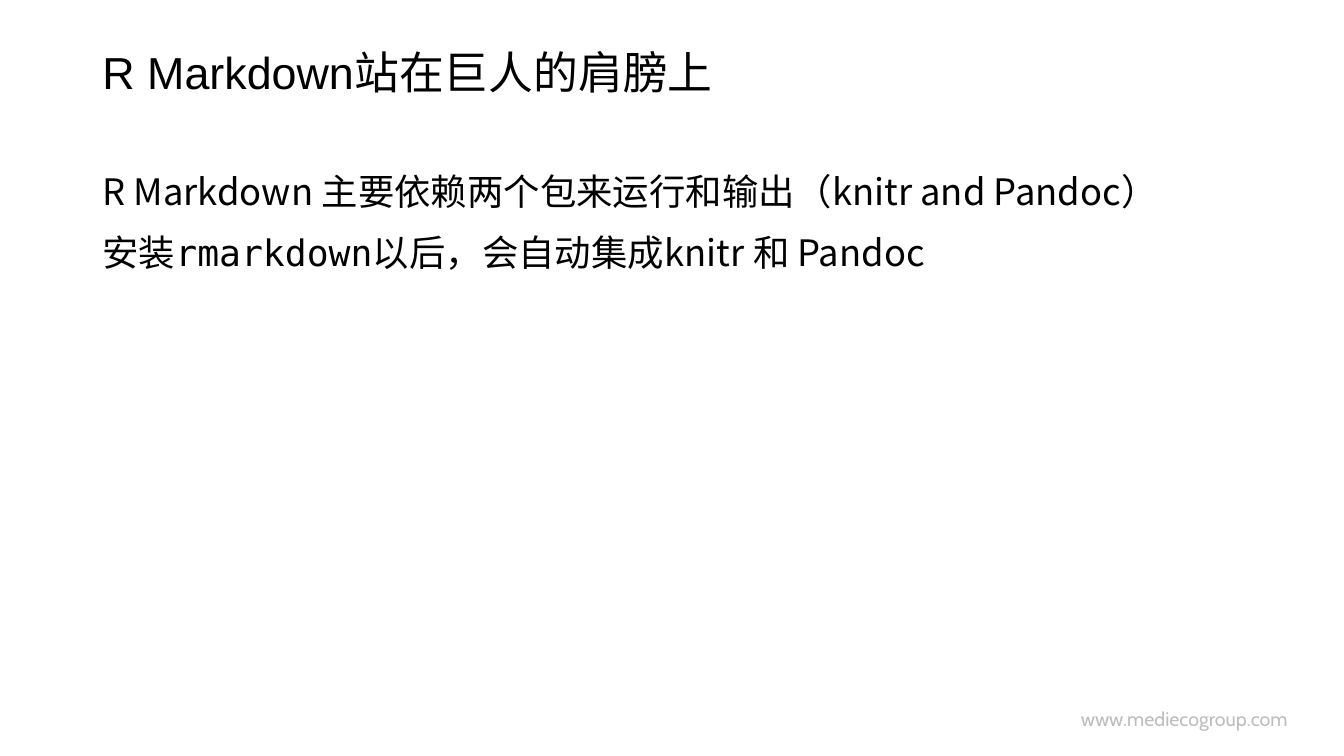
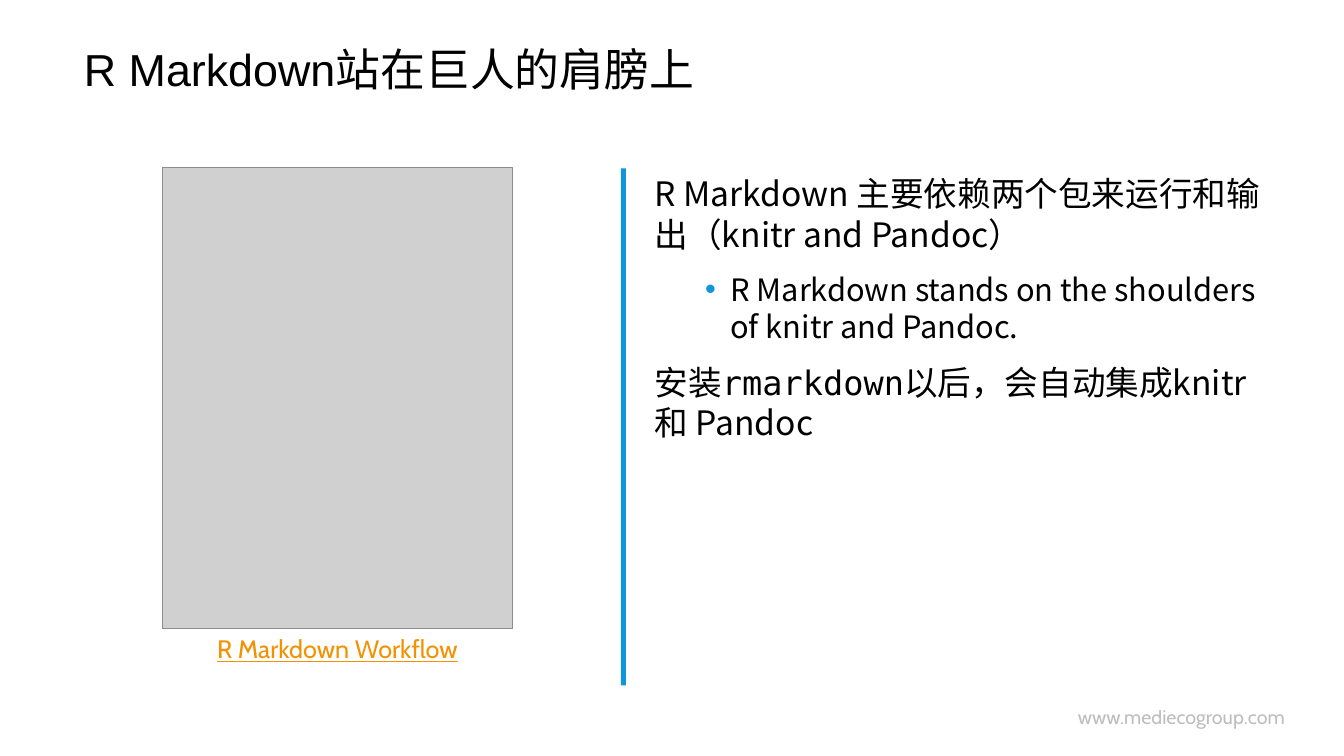
Before and after one commit to hao203/rmd_china, a slide deck: slide 7 of slides/01.History&Works/01-History-Works.pptx. Drawn at 1344x756 pixels with LibreOffice and Linux fonts; fonts in the diff are those of the drawing; grey boxes stand for pictures; background and template pictures are left out. Boxes give left, top, right and bottom in pixels: in the first picture for what was removed or moved away, otherwise in the second. Text is boxed around its words. In the diff, an @@ line names an element or a change of style, - is before the commit and + after.

```diff
--- a/slides/01.History&Works/01-History-Works.pptx
+++ b/slides/01.History&Works/01-History-Works.pptx
@@ title "R Markdown站在巨人的肩膀上": place and size @@
-title "R Markdown站在巨人的肩膀上" at bbox=[102, 54, 713, 93]
+title "R Markdown站在巨人的肩膀上" at bbox=[84, 51, 695, 90]
@@ picture added at bbox=[162, 168, 512, 629] @@
@@ rectangle added at bbox=[621, 168, 626, 686], fill #1296DB @@
@@ text "R Markdown 主要依赖两个包来运行和输出（knitr and Pandoc）": place and size @@
-text "R Markdown 主要依赖两个包来运行和输出（knitr and Pandoc）" at bbox=[102, 174, 1158, 270]
+text "R Markdown 主要依赖两个包来运行和输出（knitr and Pandoc）" at bbox=[655, 177, 1260, 438]
@@ text at bbox=[655, 177, 1260, 438]: size 26 to 24 pt in "R Markdown 主要依赖两个包来运行和输出（knitr and Pandoc）", "安装rmarkdown以后，会自动集成knitr 和 Pandoc" @@
@@ text at bbox=[730, 276, 1256, 339]: paragraph added @@
+  • R Markdown stands on the shoulders of knitr and Pandoc.
@@ text added at bbox=[217, 639, 458, 662], 18 pt, text #F49100, underline @@
+R Markdown Workflow
```
Also in this commit, not shown: 2 other slides changed, 12 slides added, 3 slides removed, 14 other files.
